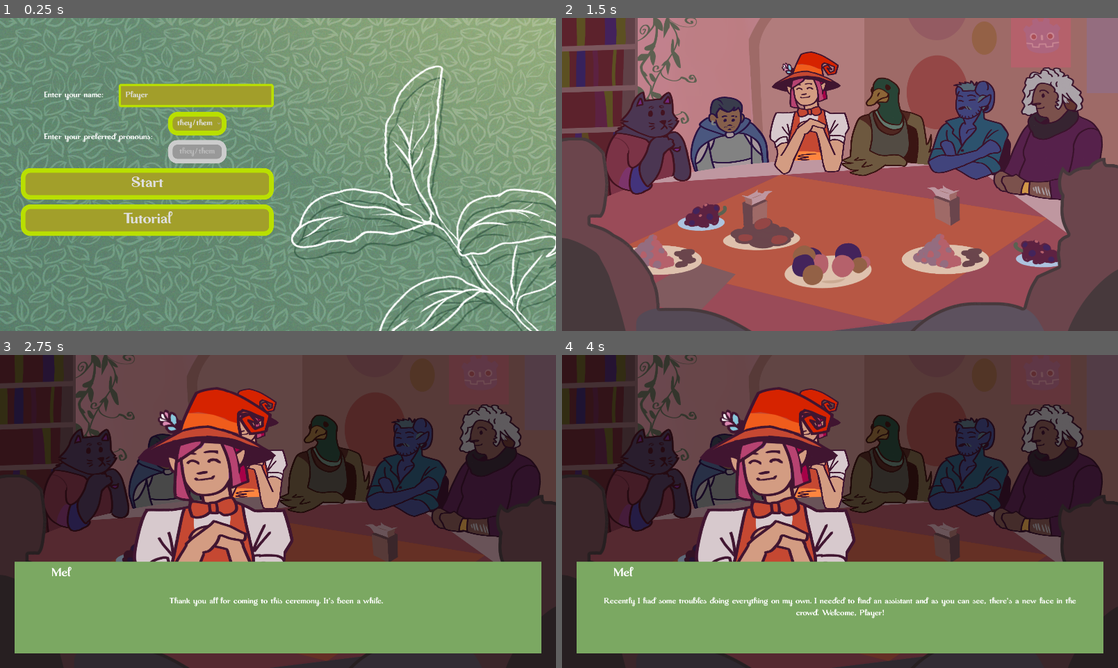
Above: before the commit, frames 1-4 (two rows, left to right).
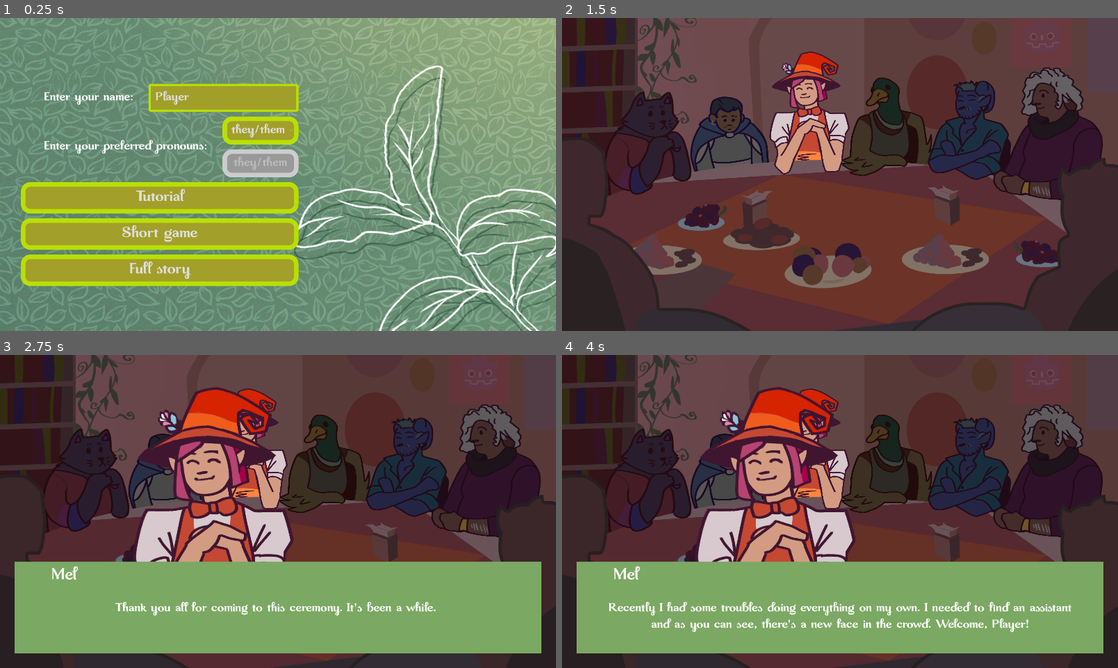
Above: after the commit, the same moments.

Repository: milana-94888u/tea-party
Game: Godot game, scene res://src/scenes/ui/main_menu.tscn
The game is run twice, just before and just after one commit, with the same random seed, the same clock (stepped at 60 frames per second) and the same inputs.
Inputs (mouse positions are in pixels of both pictures, inside the frame that each line leads up to):
- Up to frame 1 (0.25 s): no input
- Up to frame 2 (1.5 s): click (723, 233) at 0.5 s, where only the run after the commit has a clickable "Short game"; click (706, 183) at 1.25 s, where only the run before the commit has a clickable "Start"
- Up to frame 3 (2.75 s): move the mouse to (250, 574) at 2.02 s
- Up to frame 4 (4 s): tap Enter at 2.75 s; move the mouse to (1006, 558) at 2.77 s; click (840, 511) at 3.5 s

The runs differ from the first frame. In frame 1, 21% of the frame differs, in the area x 3-54%, y 20-86%; in frame 2, 94%, in the area x 0-100%, y 0-100%; in frame 3, 1.1%; in frame 4, 2.6%.

Commit message:
add game length options with tooltips

Diff:
--- a/resources/main_theme.tres
+++ b/resources/main_theme.tres
@@ -135,8 +135,20 @@
 expand_margin_right = 16.0
 expand_margin_bottom = 8.0
 
+[sub_resource type="StyleBoxFlat" id="StyleBoxFlat_c8v0w"]
+bg_color = Color(0.357885, 0.349246, 0.0781931, 1)
+border_blend = true
+corner_radius_top_left = 32
+corner_radius_top_right = 32
+corner_radius_bottom_right = 32
+corner_radius_bottom_left = 32
+expand_margin_left = 16.0
+expand_margin_top = 8.0
+expand_margin_right = 16.0
+expand_margin_bottom = 8.0
+
 [resource]
-default_font_size = 32
+default_font_size = 48
 Button/font_sizes/font_size = 60
 Button/styles/disabled = SubResource("StyleBoxFlat_0lxlm")
 Button/styles/focus = SubResource("StyleBoxFlat_h76as")
@@ -144,7 +156,7 @@
 Button/styles/normal = SubResource("StyleBoxFlat_6udjs")
 Button/styles/pressed = SubResource("StyleBoxFlat_6emmw")
 HeaderLarge/base_type = &"Label"
-HeaderLarge/font_sizes/font_size = 48
+HeaderLarge/font_sizes/font_size = 64
 HeaderLarge/styles/normal = SubResource("StyleBoxEmpty_61s6n")
 Label/constants/line_spacing = 8
 Label/styles/normal = SubResource("StyleBoxEmpty_1sjkp")
@@ -156,4 +168,5 @@
 MarginContainer/constants/margin_top = 50
 PanelContainer/styles/panel = SubResource("StyleBoxFlat_q01gv")
 PopupMenu/styles/panel = SubResource("StyleBoxFlat_he3is")
+TooltipPanel/styles/panel = SubResource("StyleBoxFlat_c8v0w")
 VBoxContainer/constants/separation = 32
--- a/src/autoload/player_data.gd
+++ b/src/autoload/player_data.gd
@@ -5,17 +5,20 @@
 @export var pronouns_nominative: String
 @export var pronouns_accusative: String
 @export var was_started := false
+@export var is_full := false
 
 
 func start_game(
 	player_name_: String,
 	pronouns_nominative_: String,
-	pronouns_accusative_: String
+	pronouns_accusative_: String,
+	is_full_ := false,
 ) -> void:
 	was_started = true
 	player_name = player_name_
 	pronouns_nominative = pronouns_nominative_
 	pronouns_accusative = pronouns_accusative_
+	is_full = is_full_
 
 
 func replace_placeholders(text: String) -> String:
--- a/src/scenes/ui/main_menu.gd
+++ b/src/scenes/ui/main_menu.gd
@@ -4,8 +4,9 @@
 @onready var name_line := %NameLine as LineEdit
 @onready var pronouns_line := %PronounsLine as LineEdit
 @onready var pronouns_options := %PronounsOptions as OptionButton
-@onready var start_button := %StartButton as Button
 @onready var tutorial_button := %TutorialButton as Button
+@onready var short_game_button := %ShortGameButton as Button
+@onready var full_story_button := %FullStoryButton as Button
 
 
 func _ready() -> void:
@@ -40,13 +41,6 @@
 		pronouns_line.editable = true
 
 
-func _on_start_button_pressed() -> void:
-	SfxPlayer.play_sound_effect(Sounds.button)
-	var pronouns := pronouns_line.text.split("/", true, 2)
-	PlayerData.start_game(name_line.text, pronouns[0], pronouns[1])
-	get_tree().change_scene_to_file("res://src/scenes/main/main.tscn")
-
-
 func validate_alnum(text: String) -> bool:
 	var regex := RegEx.create_from_string("[\\w ]+")
 	var regex_match := regex.search(text)
@@ -65,20 +59,24 @@
 
 func _on_name_line_text_changed(new_text: String) -> void:
 	if validate_alnum(new_text):
-		start_button.disabled = false
 		tutorial_button.disabled = false
+		short_game_button.disabled = false
+		full_story_button.disabled = false
 	else:
-		start_button.disabled = true
 		tutorial_button.disabled = true
+		short_game_button.disabled = true
+		full_story_button.disabled = true
 
 
 func _on_pronouns_line_text_changed(new_text: String) -> void:
 	if validate_pronouns(new_text):
-		start_button.disabled = false
 		tutorial_button.disabled = false
+		short_game_button.disabled = false
+		full_story_button.disabled = false
 	else:
-		start_button.disabled = true
 		tutorial_button.disabled = true
+		short_game_button.disabled = true
+		full_story_button.disabled = true
 
 
 func _on_tutorial_button_pressed() -> void:
@@ -86,3 +84,17 @@
 	var pronouns := pronouns_line.text.split("/", true, 2)
 	PlayerData.start_game(name_line.text, pronouns[0], pronouns[1])
 	get_tree().change_scene_to_file("res://src/scenes/learning/empty_main.tscn")
+
+
+func _on_short_game_button_pressed() -> void:
+	SfxPlayer.play_sound_effect(Sounds.button)
+	var pronouns := pronouns_line.text.split("/", true, 2)
+	PlayerData.start_game(name_line.text, pronouns[0], pronouns[1])
+	get_tree().change_scene_to_file("res://src/scenes/main/main.tscn")
+
+
+func _on_full_story_button_pressed() -> void:
+	SfxPlayer.play_sound_effect(Sounds.button)
+	var pronouns := pronouns_line.text.split("/", true, 2)
+	PlayerData.start_game(name_line.text, pronouns[0], pronouns[1], true)
+	get_tree().change_scene_to_file("res://src/scenes/main/main.tscn")
--- a/src/scenes/ui/main_menu.tscn
+++ b/src/scenes/ui/main_menu.tscn
@@ -71,20 +71,30 @@
 placeholder_text = "pronouns"
 alignment = 1
 
-[node name="StartButton" type="Button" parent="VBoxContainer"]
-unique_name_in_owner = true
-layout_mode = 2
-mouse_default_cursor_shape = 2
-text = "Start"
-
 [node name="TutorialButton" type="Button" parent="VBoxContainer"]
 unique_name_in_owner = true
 layout_mode = 2
+tooltip_text = "learn how to make tea"
 mouse_default_cursor_shape = 2
 text = "Tutorial"
+
+[node name="ShortGameButton" type="Button" parent="VBoxContainer"]
+unique_name_in_owner = true
+layout_mode = 2
+tooltip_text = "three round story, you won't be able to see every possibility in the dialogues"
+mouse_default_cursor_shape = 2
+text = "Short game"
+
+[node name="FullStoryButton" type="Button" parent="VBoxContainer"]
+unique_name_in_owner = true
+layout_mode = 2
+tooltip_text = "the game won't stop until you get every main dialogue on each character"
+mouse_default_cursor_shape = 2
+text = "Full story"
 
 [connection signal="text_changed" from="VBoxContainer/HBoxContainer/NameLine" to="." method="_on_name_line_text_changed"]
 [connection signal="item_selected" from="VBoxContainer/HBoxContainer2/VBoxContainer/PronounsOptions" to="." method="_on_pronouns_options_item_selected"]
 [connection signal="text_changed" from="VBoxContainer/HBoxContainer2/VBoxContainer/PronounsLine" to="." method="_on_pronouns_line_text_changed"]
-[connection signal="pressed" from="VBoxContainer/StartButton" to="." method="_on_start_button_pressed"]
 [connection signal="pressed" from="VBoxContainer/TutorialButton" to="." method="_on_tutorial_button_pressed"]
+[connection signal="pressed" from="VBoxContainer/ShortGameButton" to="." method="_on_short_game_button_pressed"]
+[connection signal="pressed" from="VBoxContainer/FullStoryButton" to="." method="_on_full_story_button_pressed"]
Not shown: 1 places in resources/main_theme.tres that only renumber resources
